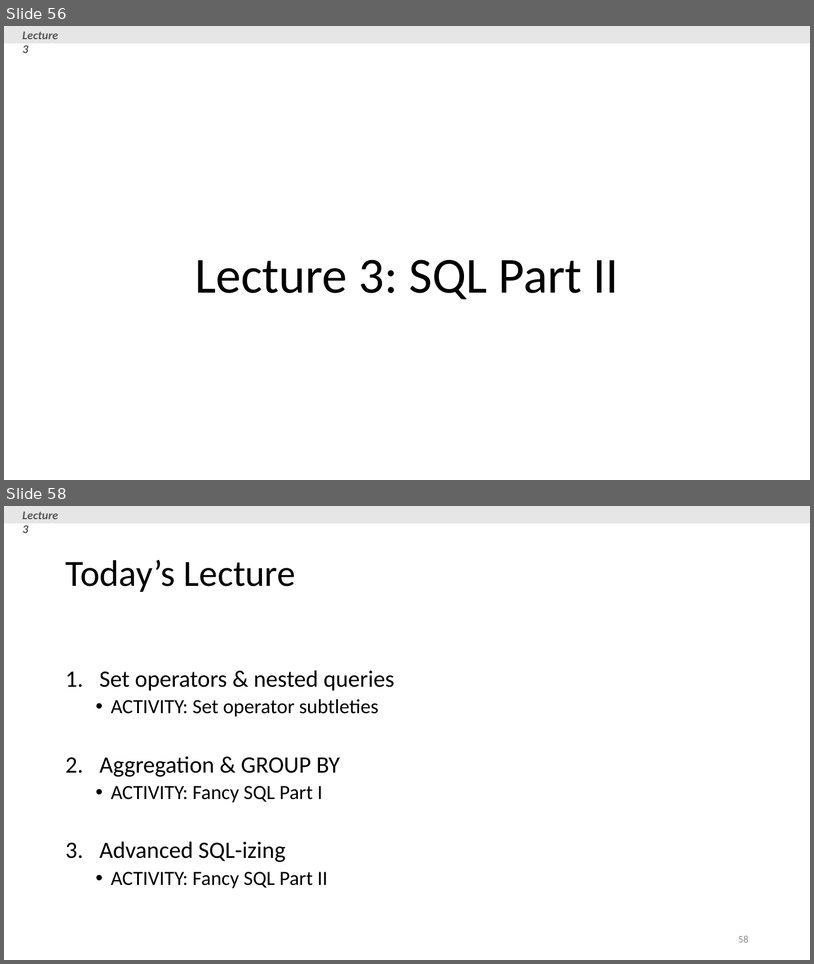
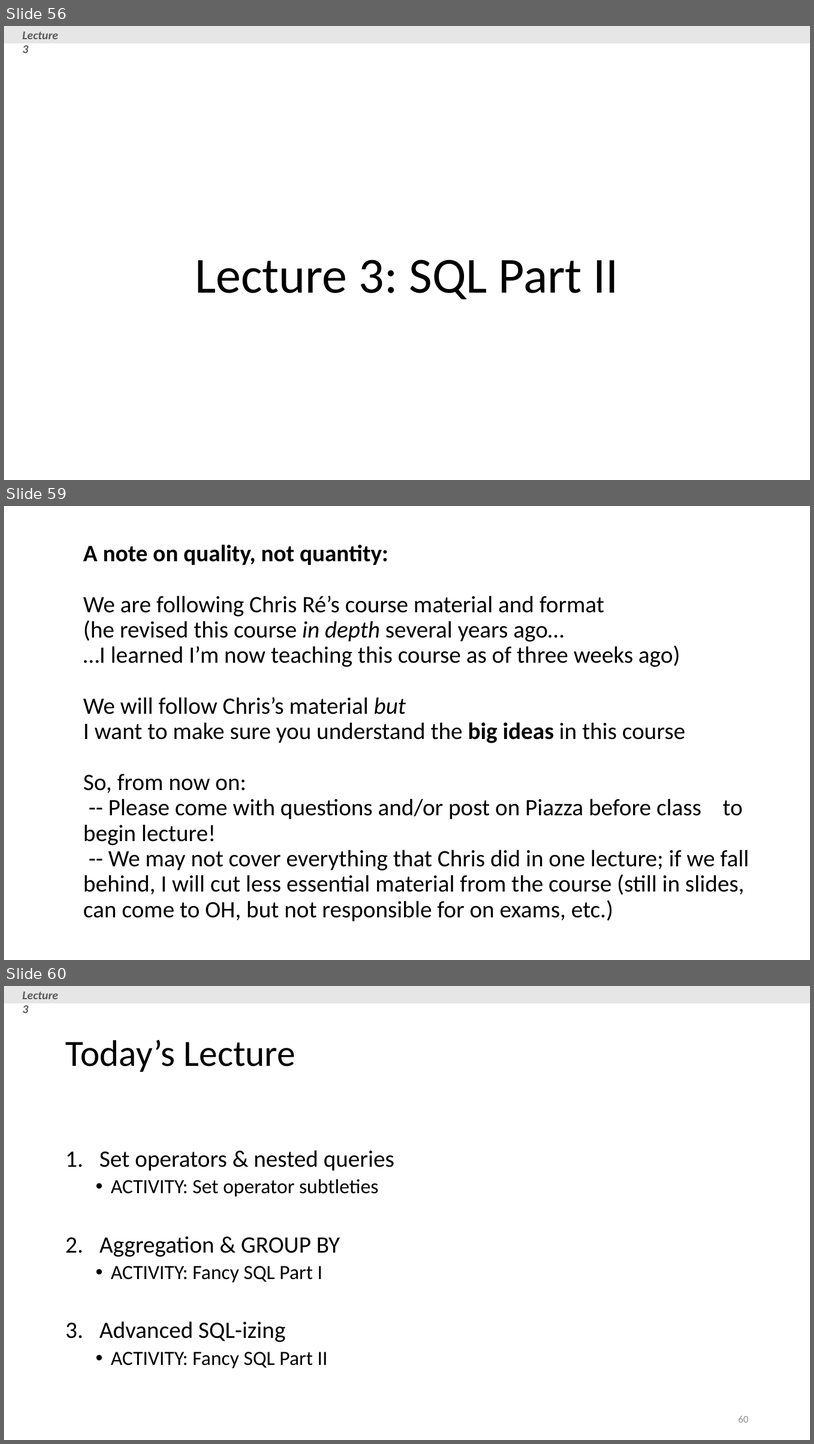
Before and after one commit to stanford-futuredata/cs145-2017, a slide deck: lectures/lecture-2-3/Lecture_2_3_SQL.pptx. Shown one above the other, each under a label of ours: slides 56 and 58 before the commit, slides 56, 59 and 60 after it; the slides between them are not shown. The pictures are 814x964 and 814x1444 pixels, drawn with LibreOffice and Linux fonts; fonts in the diff are those of the drawing. Boxes give left, top, right and bottom in pixels: in the first picture for what was removed or moved away, otherwise in the second. Text is boxed around its words. In the diff, an @@ line names an element or a change of style, - is before the commit and + after.

```diff
--- a/lectures/lecture-2-3/Lecture_2_3_SQL.pptx
+++ b/lectures/lecture-2-3/Lecture_2_3_SQL.pptx
@@ slide 59 added at [4,506,810,960], background #FFFFFF @@
@@ title added at [83,595,749,921], 28 pt, text #000000 @@
+A note on quality, not quantity:
+We are following Chris Ré’s course material and format
+(he revised this course in depth several years ago…
+…I learned I’m now teaching this course as of three weeks ago)
+We will follow Chris’s material but
+I want to make sure you understand the big ideas in this course
+So, from now on:
+-- Please come with questions and/or post on Piazza before class to begin lecture!
+-- We may not cover everything that Chris did in one lecture; if we fall behind, I will cut less essential material from the course (still in slides, can come to OH, but not responsible for on exams, etc.)
@@ what was slide 58 is now slide 60 @@
@@ page number at [738,1416,749,1422]: text changed @@
-58
+60
```
Also in this commit, not shown: 11 slides changed, 1 other slide added, 1 slide removed, 1 other file.
